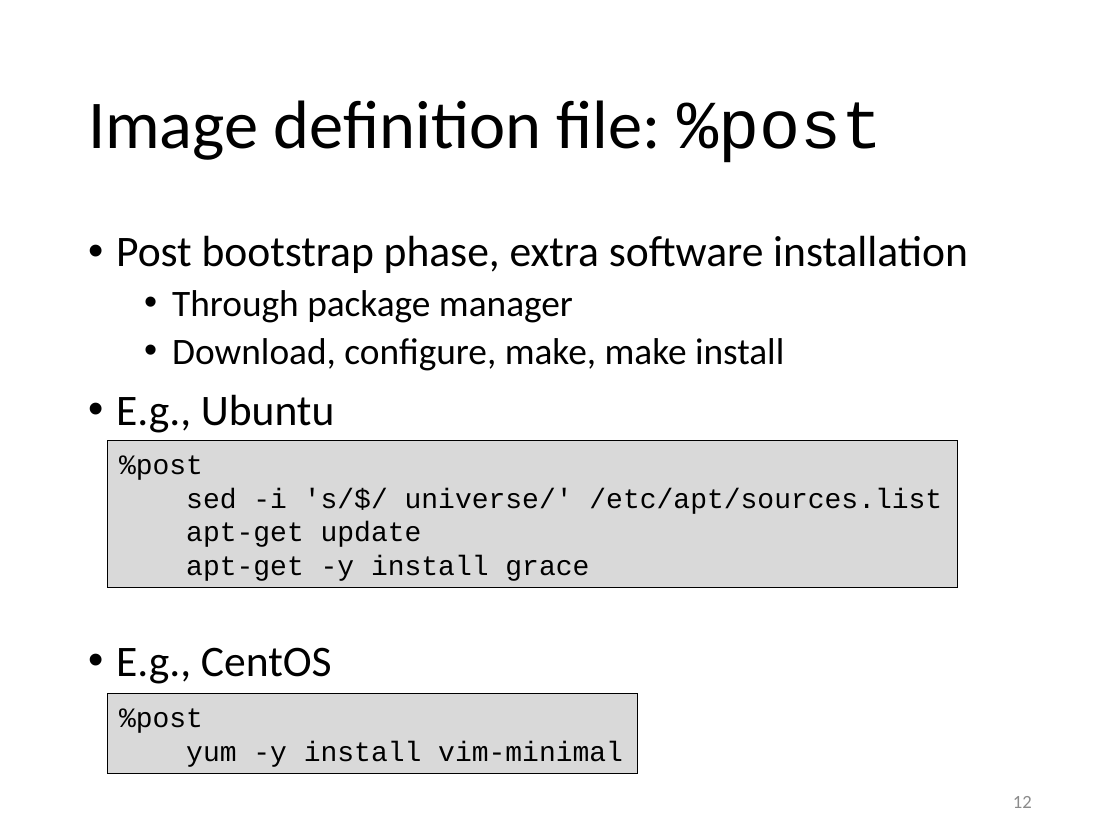
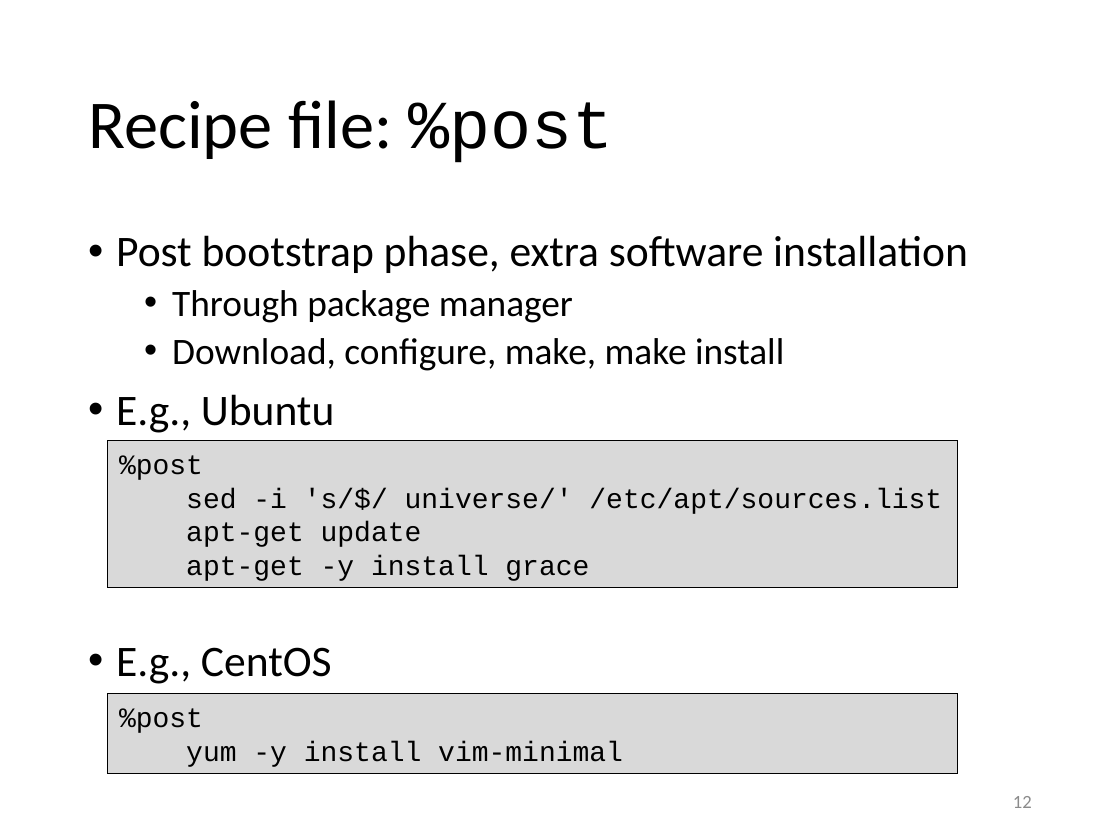
Before and after one commit to gjbex/training-material, a slide deck: slide 12 of Virtualization/singularity.pptx. Drawn at 1120x840 pixels with LibreOffice and Linux fonts; fonts in the diff are those of the drawing. Boxes give left, top, right and bottom in pixels: in the first picture for what was removed or moved away, otherwise in the second. Text is boxed around its words. In the diff, an @@ line names an element or a change of style, - is before the commit and + after.

```diff
--- a/Virtualization/singularity.pptx
+++ b/Virtualization/singularity.pptx
@@ title at <box>88,100,613,163</box>: text changed @@
-Image definition file: %post
+Recipe file: %post
@@ rectangle "%post": place and size @@
-rectangle "%post" at <box>108,694,636,774</box>
+rectangle "%post" at <box>108,694,958,774</box>
```
Also in this commit, not shown: 14 other slides changed, 4 slides added.
